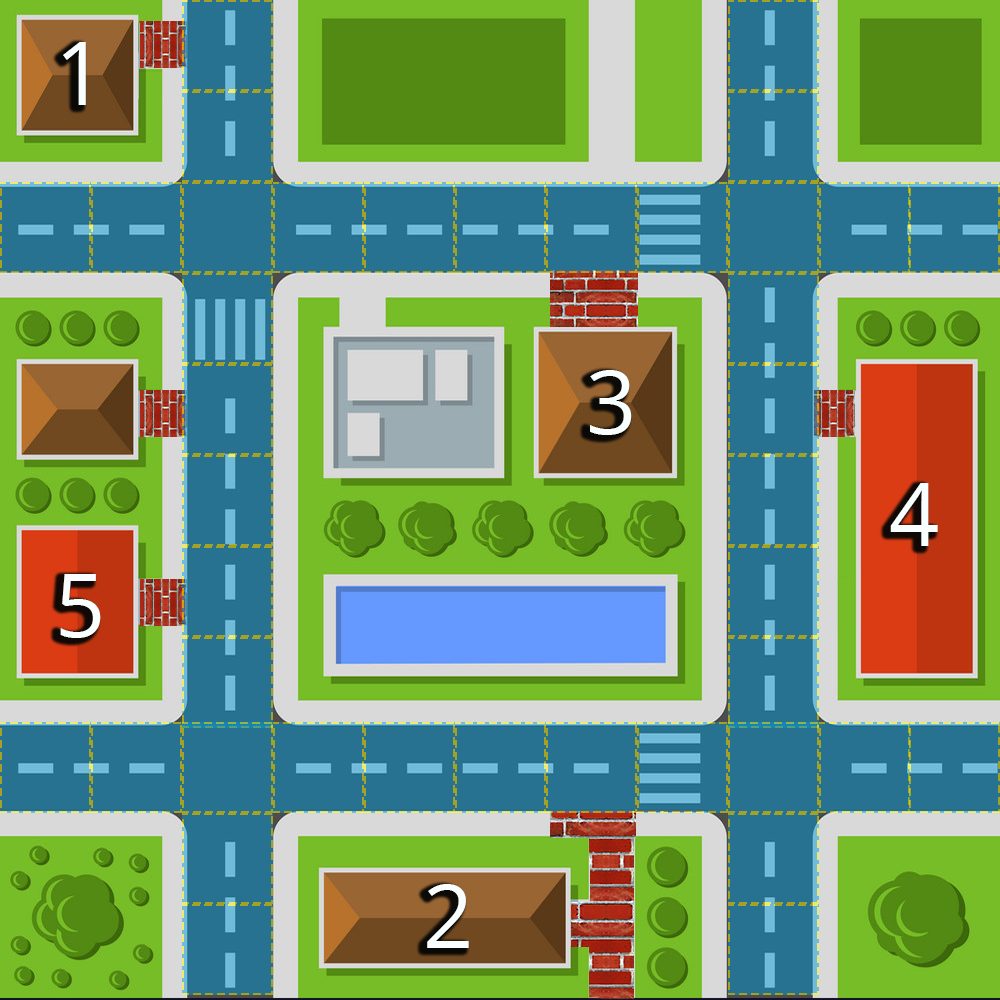
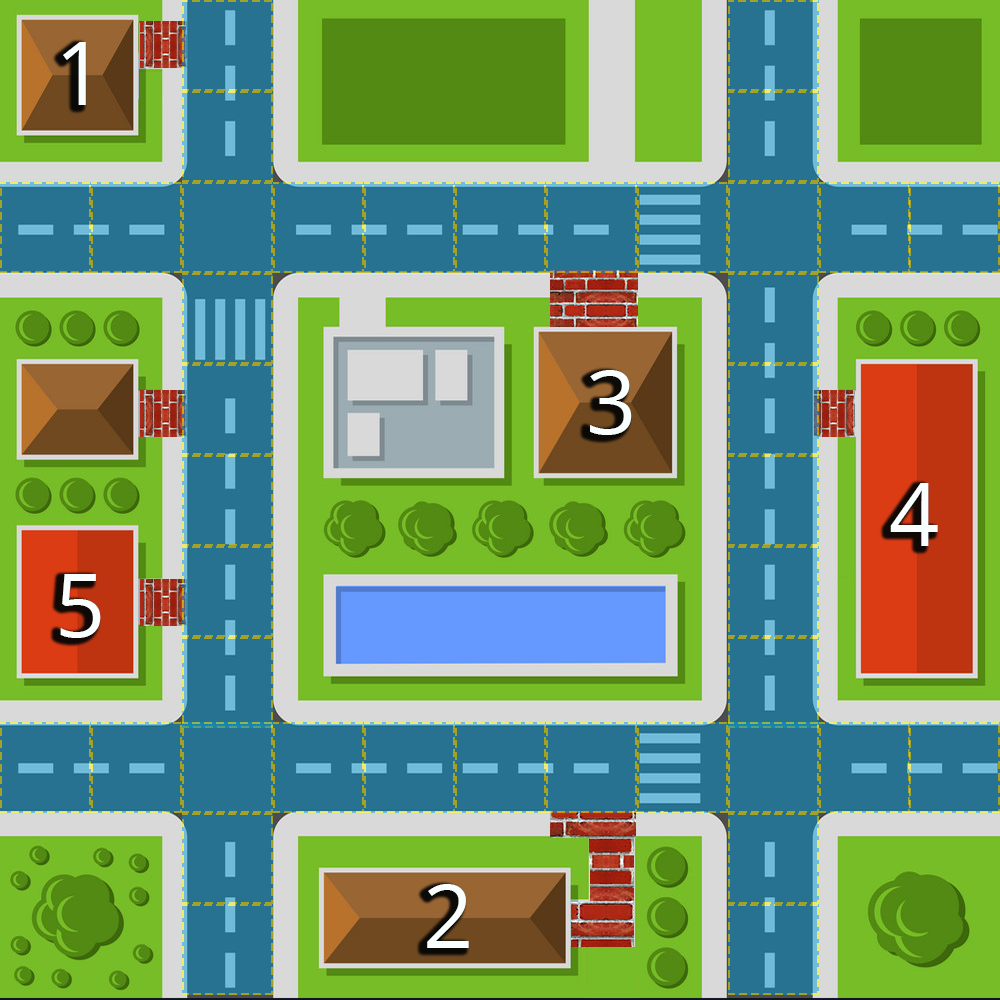
Layered file, before and after one edit (1000 x 1000). Changes by layer:
painted on "piso2" over [589, 947, 634, 1000]
added layer "Camada 14" above "Camada 13" over [584, 983, 620, 998]
added layer "Camada 13" above "Camada 12" over [602, 983, 638, 998]
added layer "Camada 12" above "Camada 11" over [602, 977, 638, 992]
added layer "Camada 11" above "Camada 10" over [609, 962, 645, 977]
added layer "Camada 10" above "Camada 9" over [606, 947, 639, 962]
added layer "Camada 9" above "Camada 8" over [588, 980, 624, 995]
added layer "Camada 8" above "Camada 7" over [588, 947, 624, 962]
added layer "Camada 7" above "Camada 6" over [588, 954, 624, 969]
added layer "Camada 6" above "Plano de Fundo copiar" over [588, 969, 624, 984]
